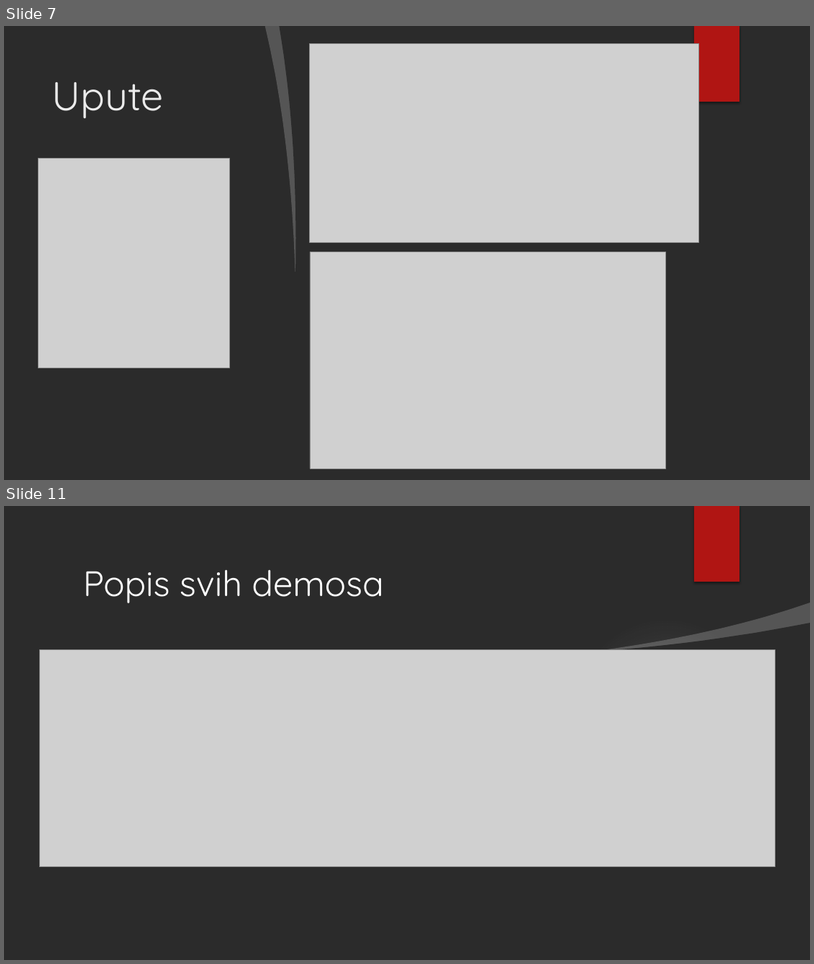
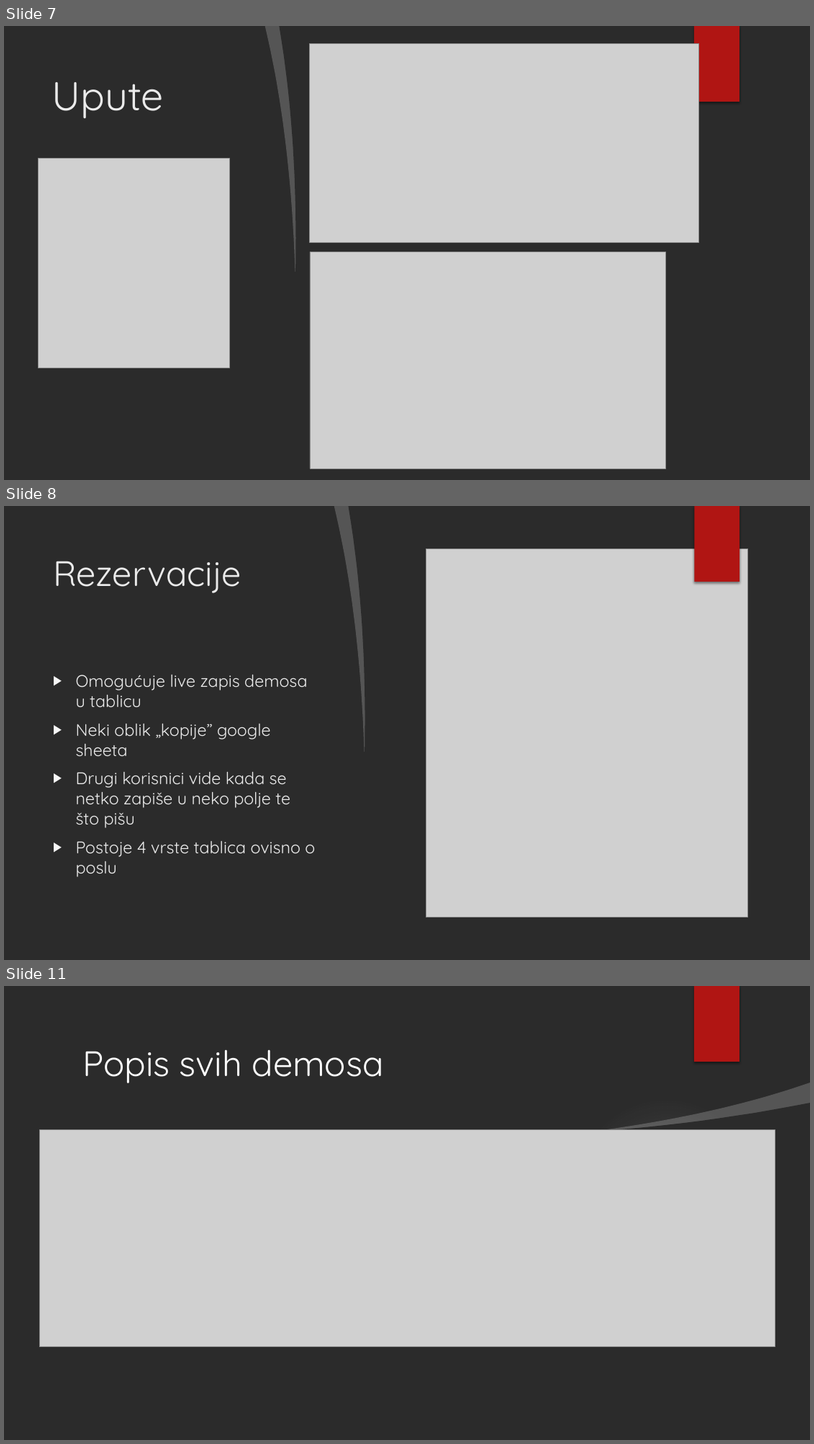
Before and after one commit to NikolaKasnar/Aplikacija-za-demose, a slide deck: Aplikacija za organizaciju demosa za računarske praktikume te.pptx. Shown one above the other, each under a label of ours: slides 7 and 11 before the commit, slides 7, 8 and 11 after it; the slides between them are not shown. The pictures are 814x964 and 814x1444 pixels, drawn with LibreOffice and Linux fonts; fonts in the diff are those of the drawing; grey boxes stand for pictures; background and template pictures are left out; a plain dark background stands for a picture behind light text. Boxes give left, top, right and bottom in pixels: in the first picture for what was removed or moved away, otherwise in the second. Text is boxed around its words. In the diff, an @@ line names an element or a change of style, - is before the commit and + after.

```diff
--- a/Aplikacija za organizaciju demosa za računarske praktikume te.pptx
+++ b/Aplikacija za organizaciju demosa za računarske praktikume te.pptx
@@ slide 8 added at (x1=4, y1=506, x2=810, y2=960), background picture (left out); not listed: 1 template element that a slide beside it also shows @@
@@ freeform shape added at (x1=334, y1=506, x2=371, y2=752), fill #FFFFFF at 20% opacity @@
@@ freeform shape added at (x1=348, y1=506, x2=810, y2=960), fill #FFFFFF @@
@@ rectangle added at (x1=694, y1=506, x2=740, y2=582), fill #B01513 @@
@@ rectangle added at (x1=695, y1=506, x2=741, y2=582), fill #B01513 @@
@@ title added at (x1=53, y1=561, x2=241, y2=593), 42 pt, text #EBEBEB @@
+Rezervacije
@@ picture added at (x1=426, y1=549, x2=748, y2=917) @@
@@ text added at (x1=76, y1=674, x2=315, y2=877), 20 pt, text #EBEBEB @@
+▶ Omogućuje live zapis demosa u tablicu
+▶ Neki oblik „kopije” google sheeta
+▶ Drugi korisnici vide kada se netko zapiše u neko polje te što pišu
+▶ Postoje 4 vrste tablica ovisno o poslu
```
Also in this commit, not shown: 1 slide changed, 3 other slides added, 3 slides removed.
